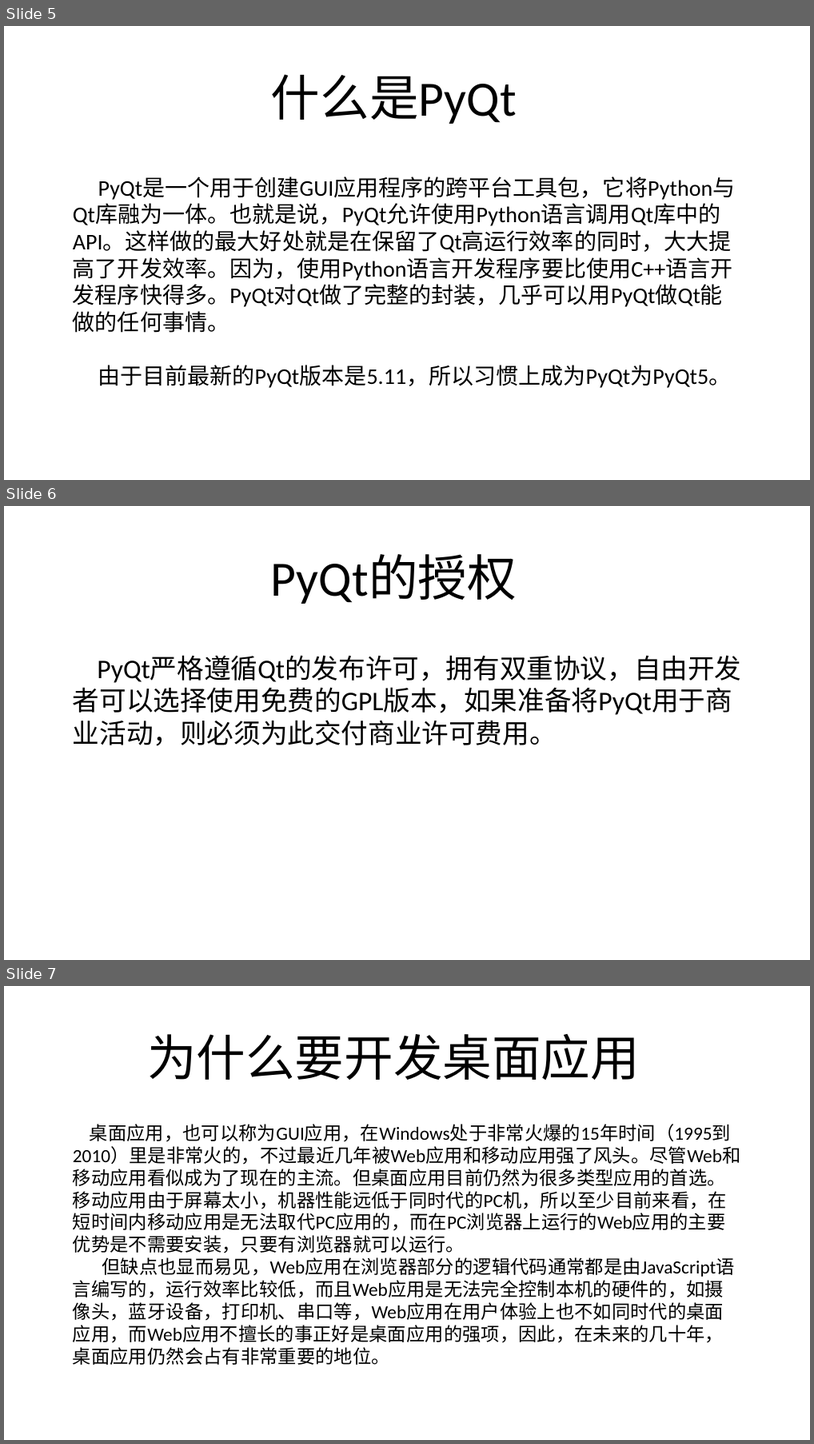
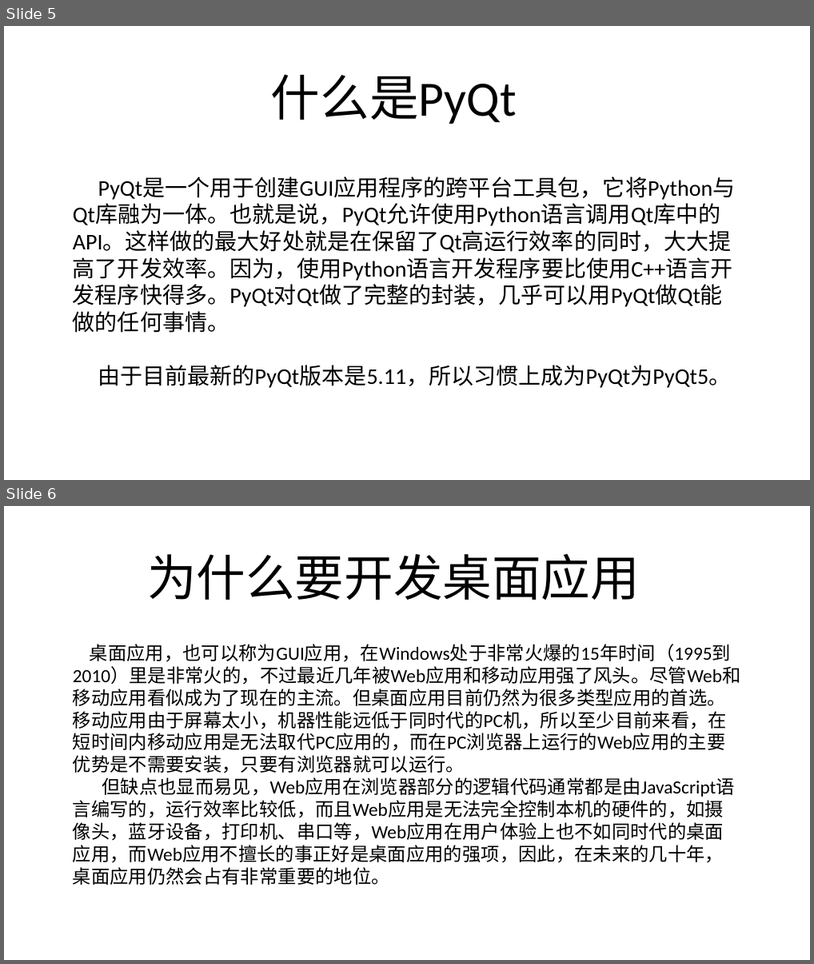
Before and after one commit to geekori/pyqt5, a slide deck: documents/01-初识PyQt5-01-PyQt5简介.pptx. Shown one above the other, each under a label of ours: slides 5, 6 and 7 before the commit, slides 5 and 6 after it. The pictures are 814x1444 and 814x964 pixels, drawn with LibreOffice and Linux fonts; fonts in the diff are those of the drawing. Boxes give left, top, right and bottom in pixels: in the first picture for what was removed or moved away, otherwise in the second. Text is boxed around its words. In the diff, an @@ line names an element or a change of style, - is before the commit and + after.

```diff
--- a/documents/01-初识PyQt5-01-PyQt5简介.pptx
+++ b/documents/01-初识PyQt5-01-PyQt5简介.pptx
@@ slide 6 removed at box(4, 506, 810, 960), background #FFFFFF @@
@@ title removed at box(271, 555, 517, 604) @@
-PyQt的授权
@@ text removed at box(73, 656, 742, 746) @@
-PyQt严格遵循Qt的发布许可，拥有双重协议，自由开发者可以选择使用免费的GPL版本，如果准备将PyQt用于商业活动，则必须为此交付商业许可费用。
@@ what was slide 7 is now slide 6 @@
```
Also in this commit, not shown: 1 slide changed.
